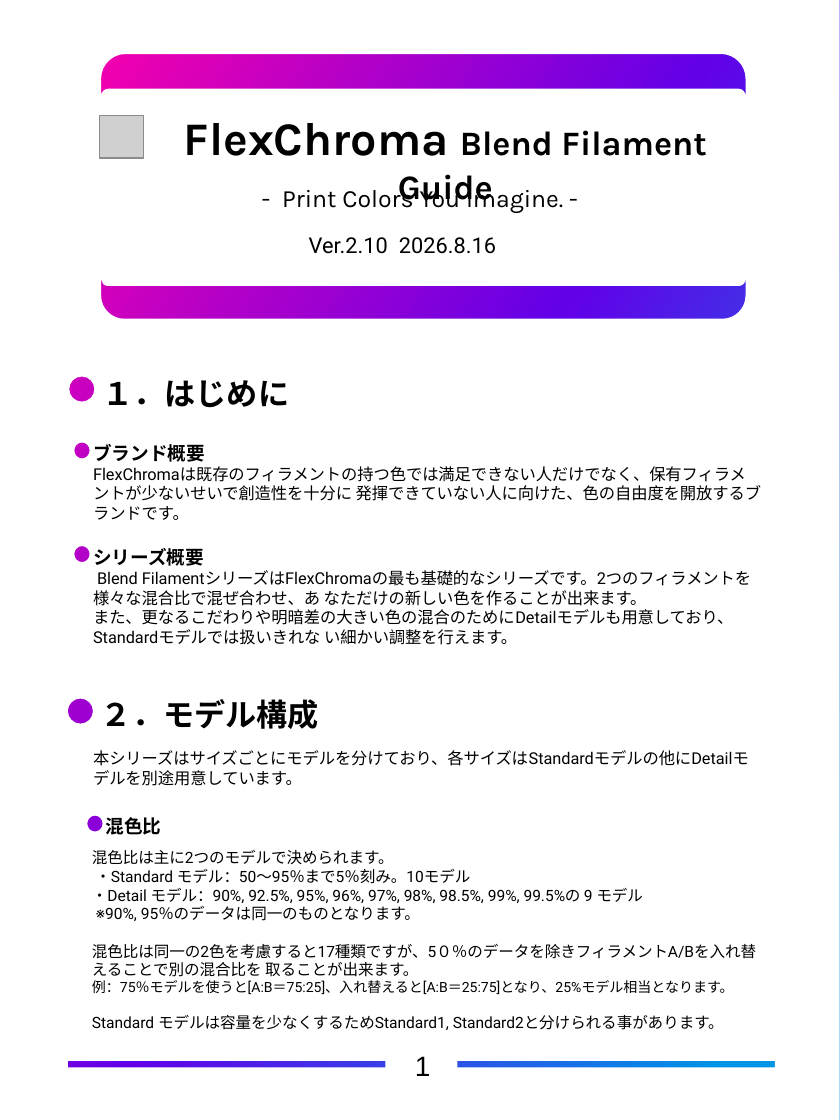
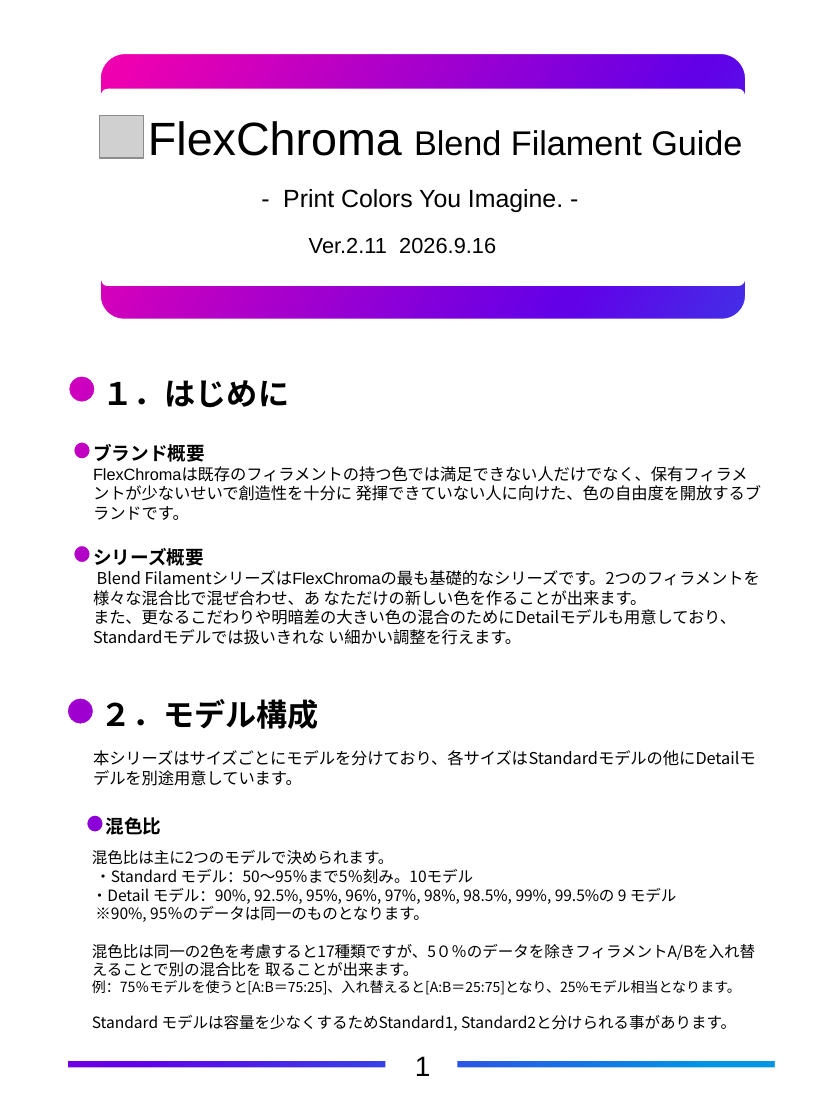
Before and after one commit to FlexChromaHQ/FlexChroma, a slide deck: slide 8 of Documents/Original/FlexChroma_Blend_Filament_JP.pptx. Drawn at 840x1120 pixels with LibreOffice and Linux fonts; fonts in the diff are those of the drawing; grey boxes stand for pictures. Boxes give left, top, right and bottom in pixels: in the first picture for what was removed or moved away, otherwise in the second. Text is boxed around its words. In the diff, an @@ line names an element or a change of style, - is before the commit and + after.

```diff
--- a/Documents/Original/FlexChroma_Blend_Filament_JP.pptx
+++ b/Documents/Original/FlexChroma_Blend_Filament_JP.pptx
@@ freeform shape at [0, 0, 840, 1120]: outline redrawn @@
@@ rectangle: place and size @@
-rectangle at [0, 0, 840, 1120]
+rectangle at [8, 11, 831, 1109]
@@ text "FlexChroma Blend Filament Guide" at [148, 121, 742, 156]: font Karla to Arial, bold off @@
@@ text "- Print Colors You Imagine. ..." at [283, 189, 563, 212]: font Karla to Arial @@
@@ text at [309, 237, 496, 254]: text changed; font Roboto to Arial @@
-Ver.2.10 2026.8.16
+Ver.2.11 2026.9.16
@@ text "ブランド概要" at [93, 444, 761, 520]: font Roboto to Noto Sans CJK JP in "ブランド概要", "FlexChromaは既存のフィラメントの持つ色では満足できない人だけでなく、保有フィラメントが少ないせいで創造性を十分 ..."; font Roboto to Arial in "FlexChromaは既存のフィラメントの持つ色では満足できない人だけでなく、保有フィラメントが少ないせいで創造性を十分 ..." @@
@@ text "シリーズ概要" at [93, 548, 760, 645]: font Roboto to Noto Sans CJK JP; font Roboto to Arial in "FilamentシリーズはFlexChromaの最も基礎的なシリーズです。2つのフィラメントを様々な混合比で混ぜ合わせ、 ..." @@
@@ text "本シリーズはサイズごとにモデルを分けており、各サイズはStandardモデルの他にDetailモデルを別途用意しています ..." at [93, 750, 756, 786]: font Roboto to Noto Sans CJK JP @@
@@ text "混色比は主に2つのモデルで決められます。" at [92, 850, 755, 1031]: font Roboto to Noto Sans CJK JP @@
```
Also in this commit, not shown: 11 other slides changed, 6 other files.
